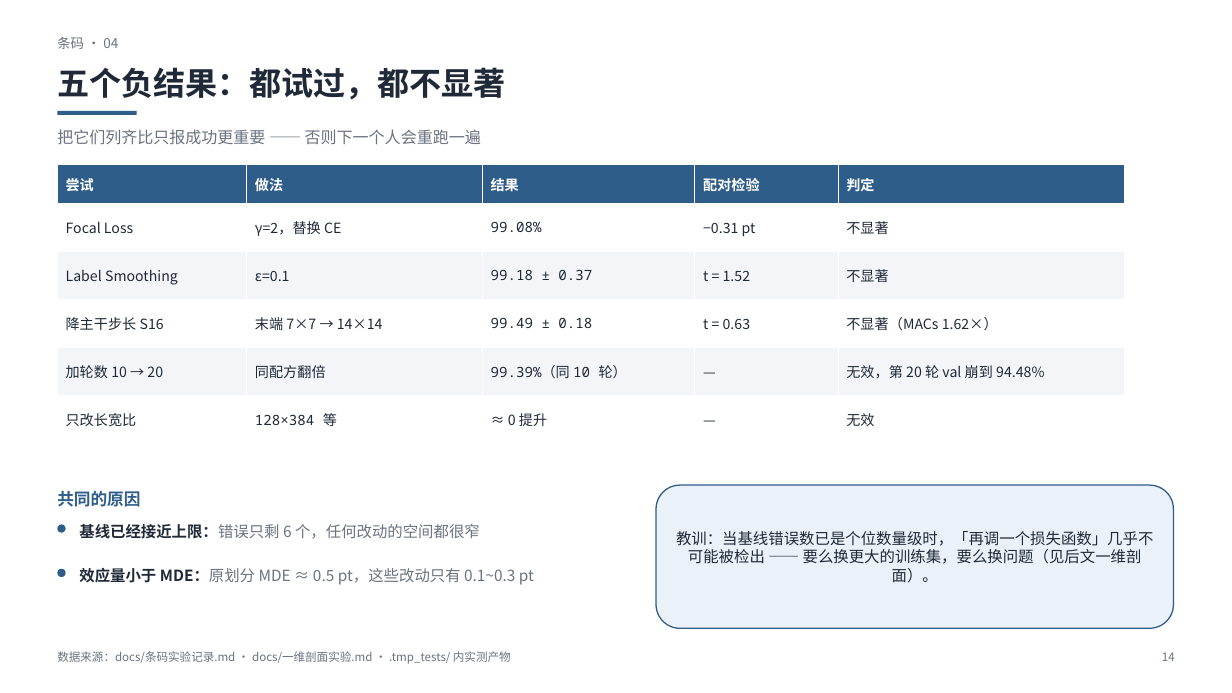
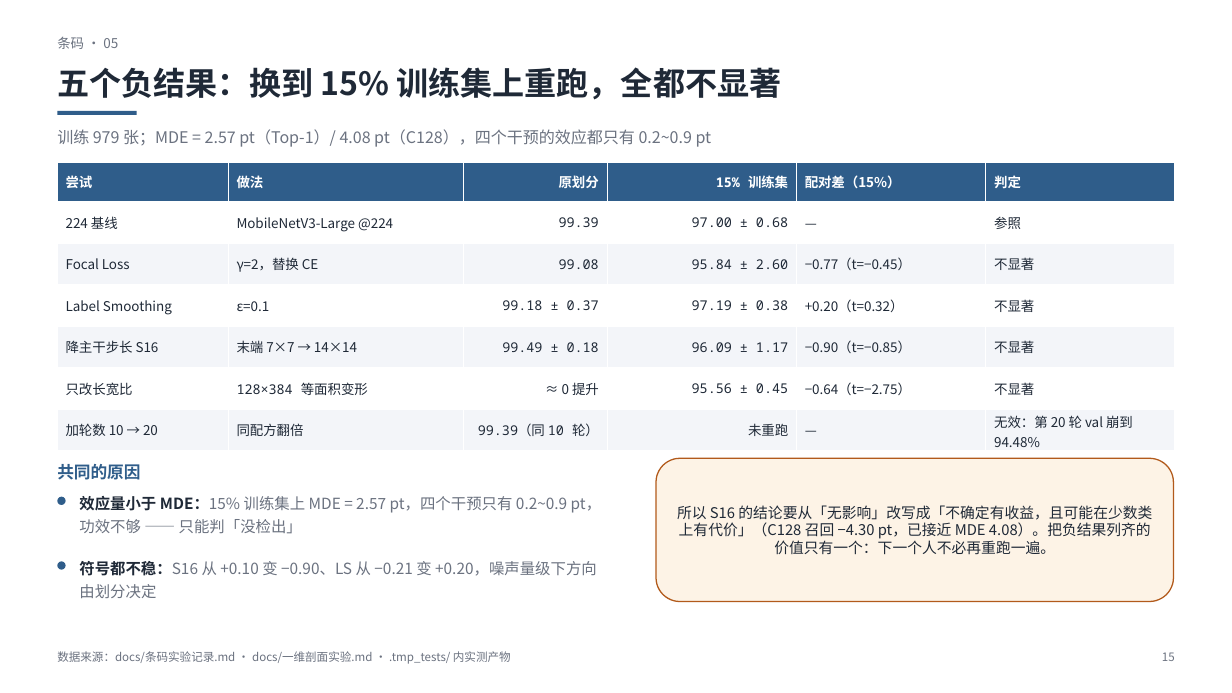
Before and after one commit to adddd392/study0, a slide deck: slide 15 of slides/第三周汇报.pptx (slide 14 before the commit). Drawn at 1232x693 pixels with LibreOffice and Linux fonts; fonts in the diff are those of the drawing. Boxes give left, top, right and bottom in pixels: in the first picture for what was removed or moved away, otherwise in the second. Text is boxed around its words. In the diff, an @@ line names an element or a change of style, - is before the commit and + after.

Commit message:
refactor(slides): 五个负结果改为 15% 训练集对照，并入镜像复核页
用户指出：负结果页要比的是 15% 训练集的内容，而不是原划分的数字。

【新的 05 页「五个负结果：换到 15% 训练集上重跑，全都不显著」】
表头六列：尝试 | 做法 | 原划分 | 15% 训练集 | 配对差（15%） | 判定
  224 基线      99.39            97.00 ± 0.68     —                    参照
  Focal Loss    99.08            95.84 ± 2.60     −0.77（t=−0.45）      不显著
  Label Smooth  99.18 ± 0.37     97.19 ± 0.38     +0.20（t=0.32）       不显著
  S16           99.49 ± 0.18     96.09 ± 1.17     −0.90（t=−0.85）      不显著
  128×384 几何  ≈ 0 提升         95.56 ± 0.45     −0.64（t=−2.75）      不显著
  加轮数 10→20  99.39（同 10 轮） 未重跑           —                     无效
副标题给出功效口径：训练 979 张，MDE = 2.57 pt（Top-1）/ 4.08 pt（C128）。
共同的原因改为两条：效应量小于 MDE；符号都不稳（S16 +0.10→−0.90、
LS −0.21→+0.20）。右侧强调块吸收原镜像复核页的结论：S16 要改写成
「不确定有收益，且可能在少数类上有代价」（C128 −4.30 pt）。

【结构调整】
  · 页序换成「03 128→224 → 04 划分反转（原 05）→ 05 负结果（15%）」，
    先说明为什么换划分，再给 15% 上的负结果。
  · 删除原「06 镜像复核」页 —— 其表格与结论已全部被新的 05 页吸收，
    避免同一批 run 讲两遍；后续页签 07..12 前移为 06..11（一次正则映射，
    不做连环改名）。
  · 条码封面清单 12 项 → 11 项，与页签一致。
  · 04 页强调块措辞：「下一部分」→「后面的」（避免读成跨册指代）。

【校验】21 页；0 越界；页码 1–21 正确；表格行高全部够用；图片/表格无重叠；
页签 01–11 连续；封面清单与页签一致；全文无「附录 / 镜像复核 / 第一部分」
等悬空引用；flake8 无告警。

```diff
--- a/slides/第三周汇报.pptx
+++ b/slides/第三周汇报.pptx
@@ text at <box>57,37,118,49</box>: text changed @@
-条码 · 04
+条码 · 05
@@ text at <box>57,67,781,100</box>: text changed @@
-五个负结果：都试过，都不显著
+五个负结果：换到 15% 训练集上重跑，全都不显著
@@ text at <box>57,129,712,147</box>: text changed @@
-把它们列齐比只报成功更重要 —— 否则下一个人会重跑一遍
+训练 979 张；MDE = 2.57 pt（Top-1）/ 4.08 pt（C128），四个干预的效应都只有 0.2~0.9 pt
@@ table at <box>57,163,1175,451</box> @@
-尝试 | 做法 | 结果 | 配对检验 | 判定
-Focal Loss | γ=2，替换 CE | 99.08% | −0.31 pt | 不显著
-Label Smoothing | ε=0.1 | 99.18 ± 0.37 | t = 1.52 | 不显著
-降主干步长 S16 | 末端 7×7 → 14×14 | 99.49 ± 0.18 | t = 0.63 | 不显著（MACs 1.62×）
-加轮数 10 → 20 | 同配方翻倍 | 99.39%（同 10 轮） | — | 无效，第 20 轮 val 崩到 94.48%
-只改长宽比 | 128×384 等 | ≈ 0 提升 | — | 无效
+尝试 | 做法 | 原划分 | 15% 训练集 | 配对差（15%） | 判定
+224 基线 | MobileNetV3-Large @224 | 99.39 | 97.00 ± 0.68 | — | 参照
+Focal Loss | γ=2，替换 CE | 99.08 | 95.84 ± 2.60 | −0.77（t=−0.45） | 不显著
+Label Smoothing | ε=0.1 | 99.18 ± 0.37 | 97.19 ± 0.38 | +0.20（t=0.32） | 不显著
+降主干步长 S16 | 末端 7×7 → 14×14 | 99.49 ± 0.18 | 96.09 ± 1.17 | −0.90（t=−0.85） | 不显著
+只改长宽比 | 128×384 等面积变形 | ≈ 0 提升 | 95.56 ± 0.45 | −0.64（t=−2.75） | 不显著
+加轮数 10 → 20 | 同配方翻倍 | 99.39（同 10 轮） | 未重跑 | — | 无效：第 20 轮 val 崩到 94.48%
@@ table: place and size @@
-table at <box>57,165,1125,444</box>
+table at <box>57,163,1175,451</box>
@@ 1 text, 1 ellipse, 1 rounded rectangle: place and size @@
-1 text, 1 ellipse, 1 rounded rectangle at <box>57,485,1174,628</box>
+1 text, 1 ellipse, 1 rounded rectangle at <box>57,458,1174,602</box>
@@ rounded rectangle "所以 S16 的结论要从「无影响」改写成「不确定有收益，且可能在少数类上有代价」（C128 召回 −4.30 ..." at <box>656,458,1174,602</box>: fill #EAF1F8 to #FDF3E6; outline #2F5D8A 1 pt to #B25A1B 1 pt @@
@@ text at <box>79,496,602,534</box>: text changed @@
-基线已经接近上限：错误只剩 6 个，任何改动的空间都很窄
+效应量小于 MDE：15% 训练集上 MDE = 2.57 pt，四个干预只有 0.2~0.9 pt，功效不够 —— 只能判「没检出」
@@ text in rounded rectangle at <box>677,505,1152,555</box>: text changed; size 12 to 11.5 pt @@
-教训：当基线错误数已是个位数量级时，「再调一个损失函数」几乎不可能被检出 —— 要么换更大的训练集，要么换问题（见后文一维剖面）。
+所以 S16 的结论要从「无影响」改写成「不确定有收益，且可能在少数类上有代价」（C128 召回 −4.30 pt，已接近 MDE 4.08）。把负结果列齐的价值只有一个：下一个人不必再重跑一遍。
@@ ellipse: place and size @@
-ellipse at <box>57,569,66,578</box>
+ellipse at <box>57,562,66,570</box>
@@ text at <box>79,561,597,598</box>: text changed @@
-效应量小于 MDE：原划分 MDE ≈ 0.5 pt，这些改动只有 0.1~0.3 pt
+符号都不稳：S16 从 +0.10 变 −0.90、LS 从 −0.21 变 +0.20，噪声量级下方向由划分决定
@@ text at <box>1162,652,1175,661</box>: text changed @@
-14
+15
```
Also in this commit, not shown: 8 other slides changed, 1 slide removed, 1 other file.
